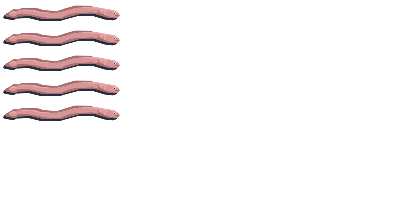
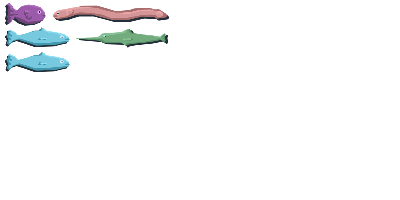
Revision of a layered 400 x 200 image; what changed, layer by layer:
hid "fish preset 6" over [3, 5, 120, 121]
showed "fish preset 0", painted on it over [5, 2, 170, 72]
